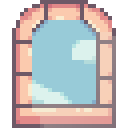
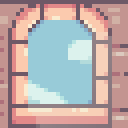
Layer changes from the first 128 x 128 image to the second:
renamed "Decorations (32x32).png copy" to "Pasted Layer", painted on it over [8, 0, 116, 128]
painted on "Background" over [0, 0, 128, 128]
